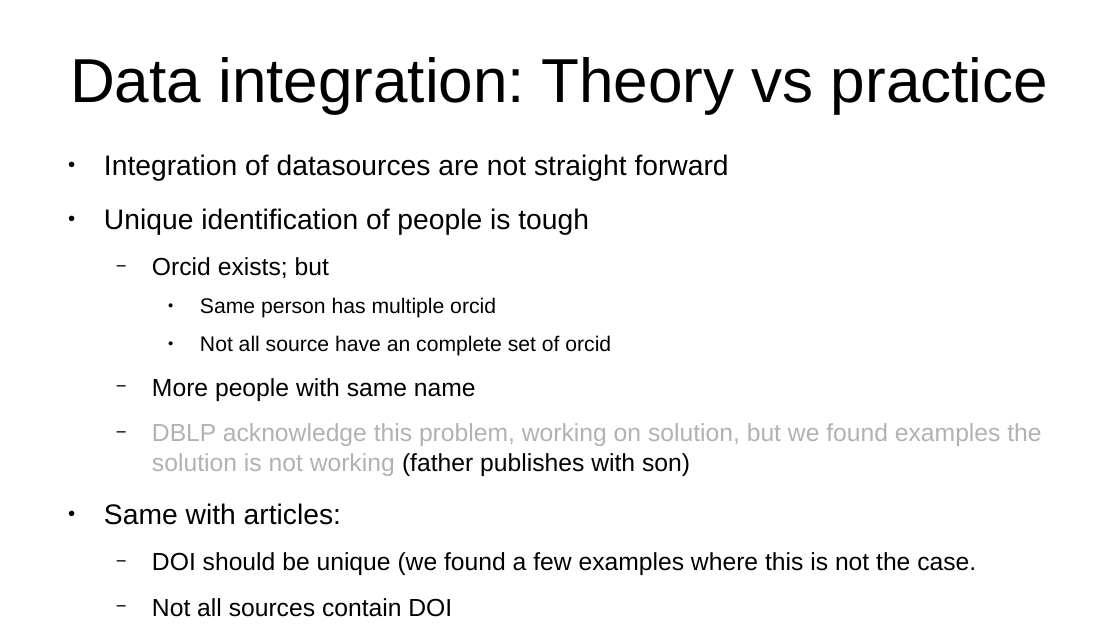
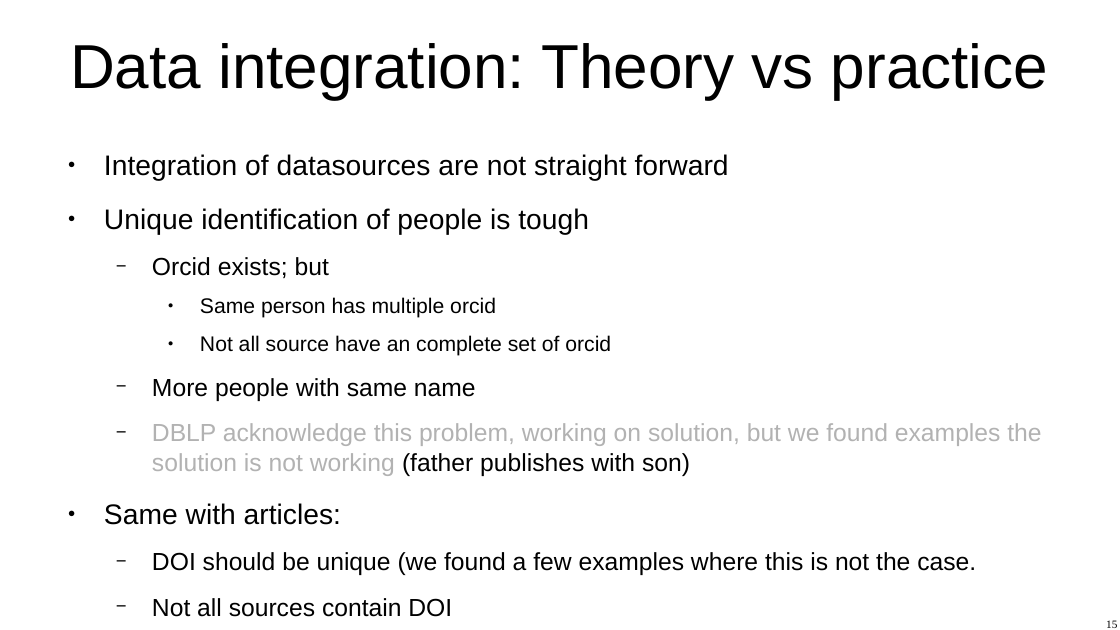
Before and after one commit to XibrenX/MasterThesis, a slide deck: slide 15 of slides/presentatie.odp (slide 14 before the commit). Drawn at 1120x630 pixels with LibreOffice and Linux fonts; fonts in the diff are those of the drawing. Boxes give left, top, right and bottom in pixels: in the first picture for what was removed or moved away, otherwise in the second. Text is boxed around its words. In the diff, an @@ line names an element or a change of style, - is before the commit and + after.

```diff
--- a/slides/presentatie.odp
+++ b/slides/presentatie.odp
@@ title "Data integration: Theory vs practice": place and size @@
-title "Data integration: Theory vs practice" at [70,57,1048,113]
+title "Data integration: Theory vs practice" at [70,43,1048,99]
@@ page number added at [1106,620,1117,628], 8 pt, text #000000 @@
+15
```
Also in this commit, not shown: 34 other slides changed, 7 slides added, 1 slide removed, 5 other files.
